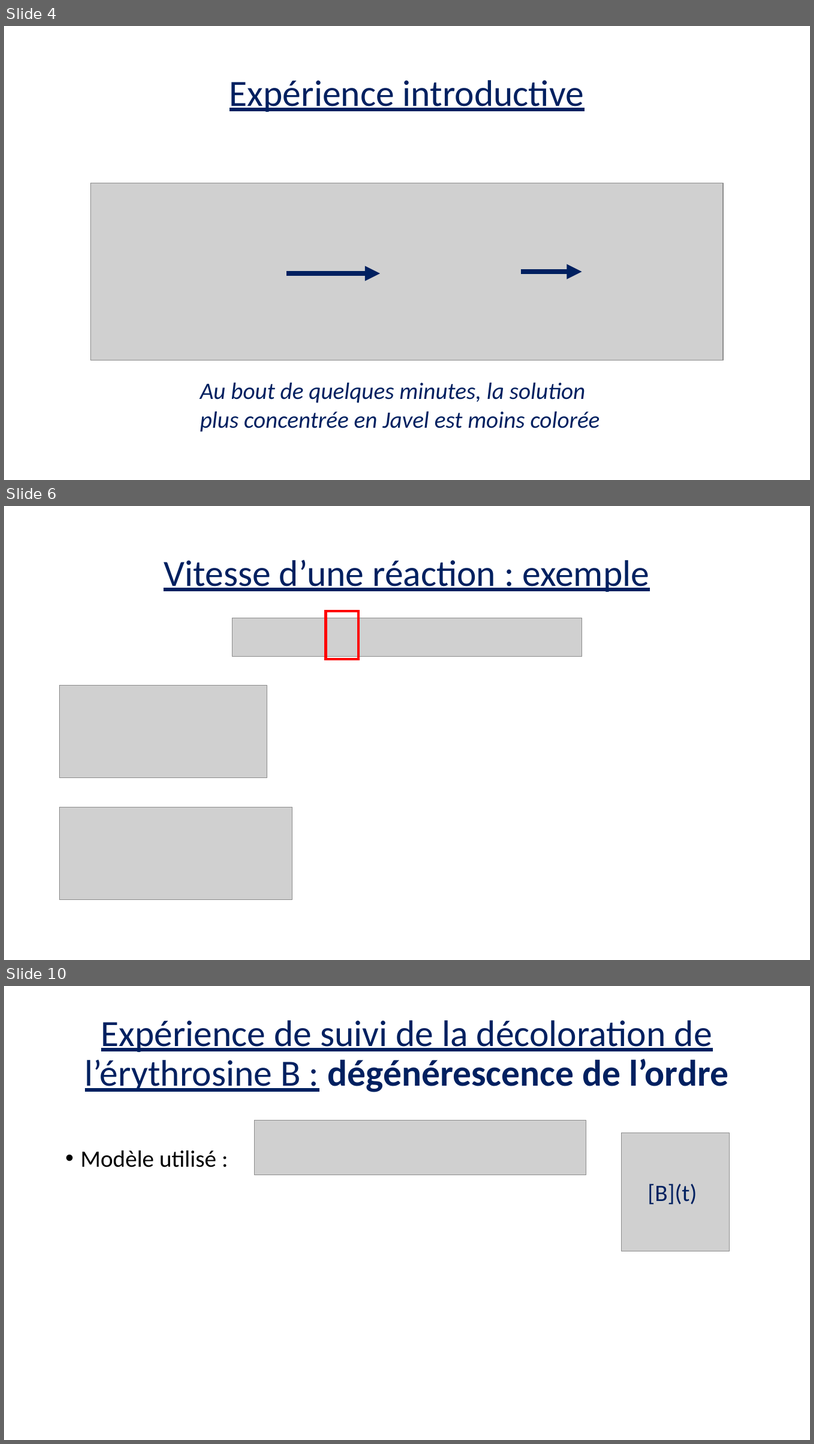
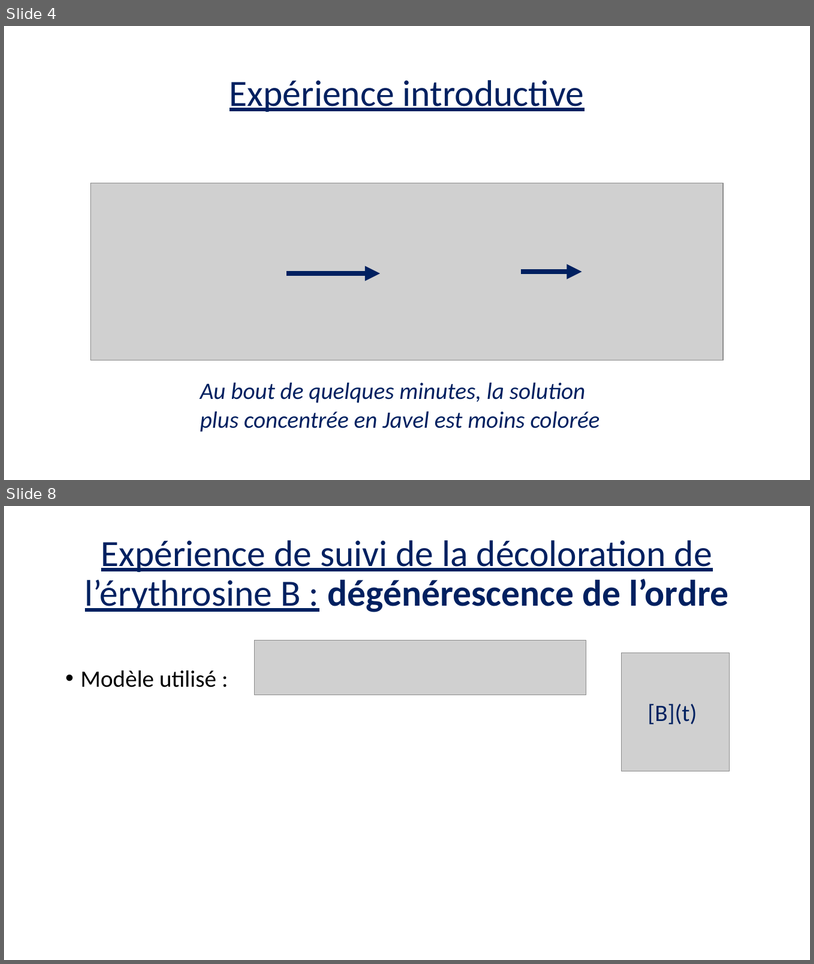
Before and after one commit to VBremaud/VBremaud.github.io, a slide deck: assets/pptx/LC21.pptx. Shown one above the other, each under a label of ours: slides 4, 6 and 10 before the commit, slides 4 and 8 after it; the slides between them are not shown. The pictures are 814x1444 and 814x964 pixels, drawn with LibreOffice and Linux fonts; fonts in the diff are those of the drawing; grey boxes stand for pictures. Boxes give left, top, right and bottom in pixels: in the first picture for what was removed or moved away, otherwise in the second. Text is boxed around its words. In the diff, an @@ line names an element or a change of style, - is before the commit and + after.

```diff
--- a/assets/pptx/LC21.pptx
+++ b/assets/pptx/LC21.pptx
@@ slide 6 removed at [4, 506, 810, 960], background #FFFFFF @@
@@ title removed at [164, 560, 650, 592] @@
-Vitesse d’une réaction : exemple
@@ rectangle removed at [326, 611, 359, 659] @@
@@ picture removed at [233, 618, 582, 657] @@
@@ picture removed at [60, 685, 268, 778] @@
@@ picture removed at [60, 807, 293, 899] @@
@@ what was slide 10 is now slide 8 @@
```
Also in this commit, not shown: 3 slides changed, 1 slide added, 2 other slides removed.
